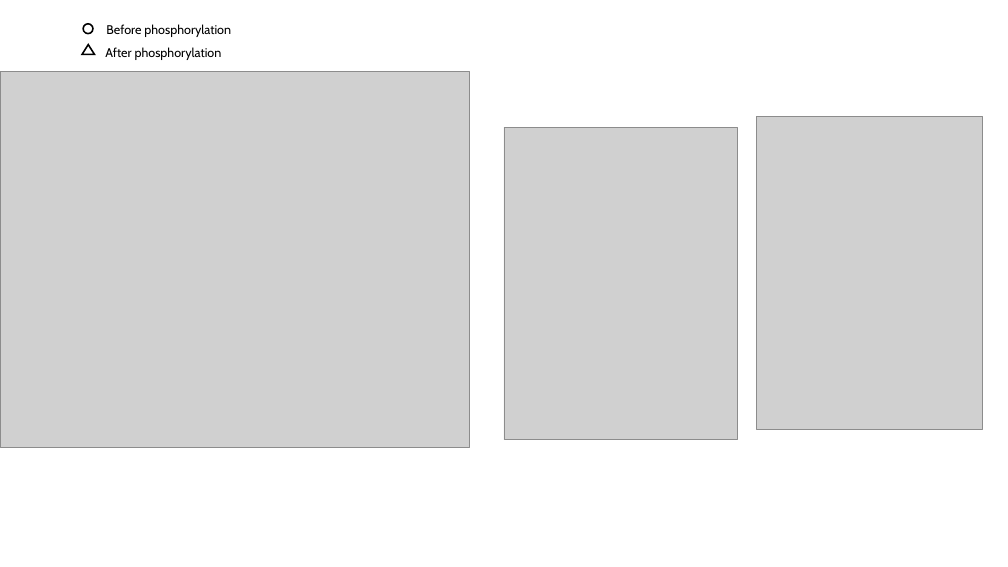
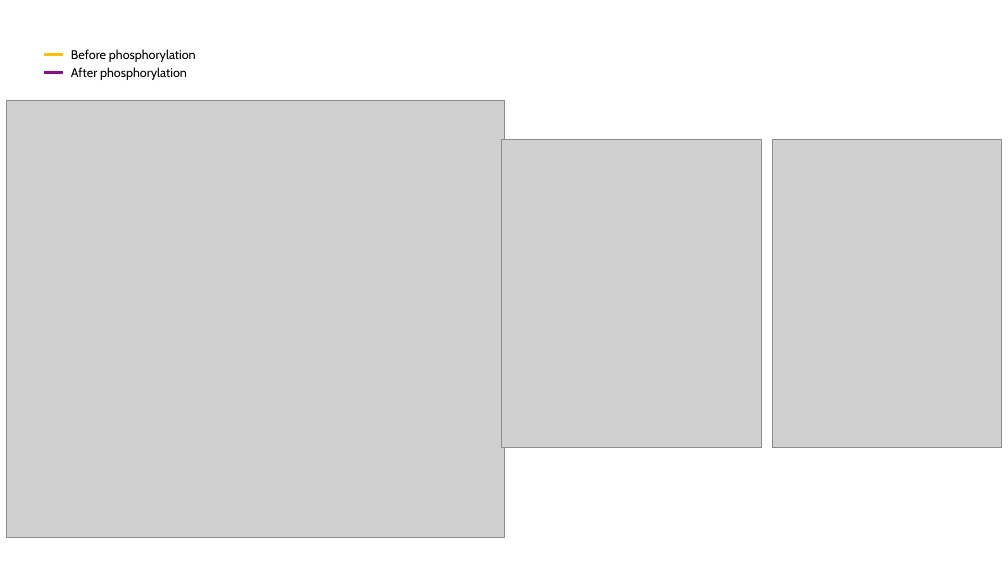
Before and after one commit to Campbell-Muscle-Lab/RLC_fibersim_project, a slide deck: slide 2 of Reports/Report_16Dec2024.pptx. Drawn at 1008x567 pixels with LibreOffice and Linux fonts; fonts in the diff are those of the drawing; grey boxes stand for pictures. Boxes give left, top, right and bottom in pixels: in the first picture for what was removed or moved away, otherwise in the second. Text is boxed around its words. In the diff, an @@ line names an element or a change of style, - is before the commit and + after.

```diff
--- a/Reports/Report_16Dec2024.pptx
+++ b/Reports/Report_16Dec2024.pptx
@@ ellipse removed at [83, 24, 93, 34] @@
@@ line added from (44, 54) to (64, 54), #FFC000 3 pt @@
@@ text "Before phosphorylation": place and size @@
-text "Before phosphorylation" at [106, 24, 231, 37]
+text "Before phosphorylation" at [71, 49, 196, 62]
@@ triangle removed at [82, 45, 95, 54] @@
@@ line added from (44, 73) to (64, 73), #890F8C 3 pt @@
@@ text "After phosphorylation": place and size @@
-text "After phosphorylation" at [105, 47, 222, 60]
+text "After phosphorylation" at [71, 67, 187, 80]
@@ picture: place and size @@
-picture at [0, 71, 470, 448]
+picture at [7, 101, 504, 538]
@@ picture: place and size @@
-picture at [504, 127, 737, 440]
+picture at [501, 139, 762, 448]
@@ picture: place and size @@
-picture at [757, 116, 983, 430]
+picture at [773, 139, 1001, 448]
```
Also in this commit, not shown: 1 other slide changed, 1 slide added, 6 other files.
